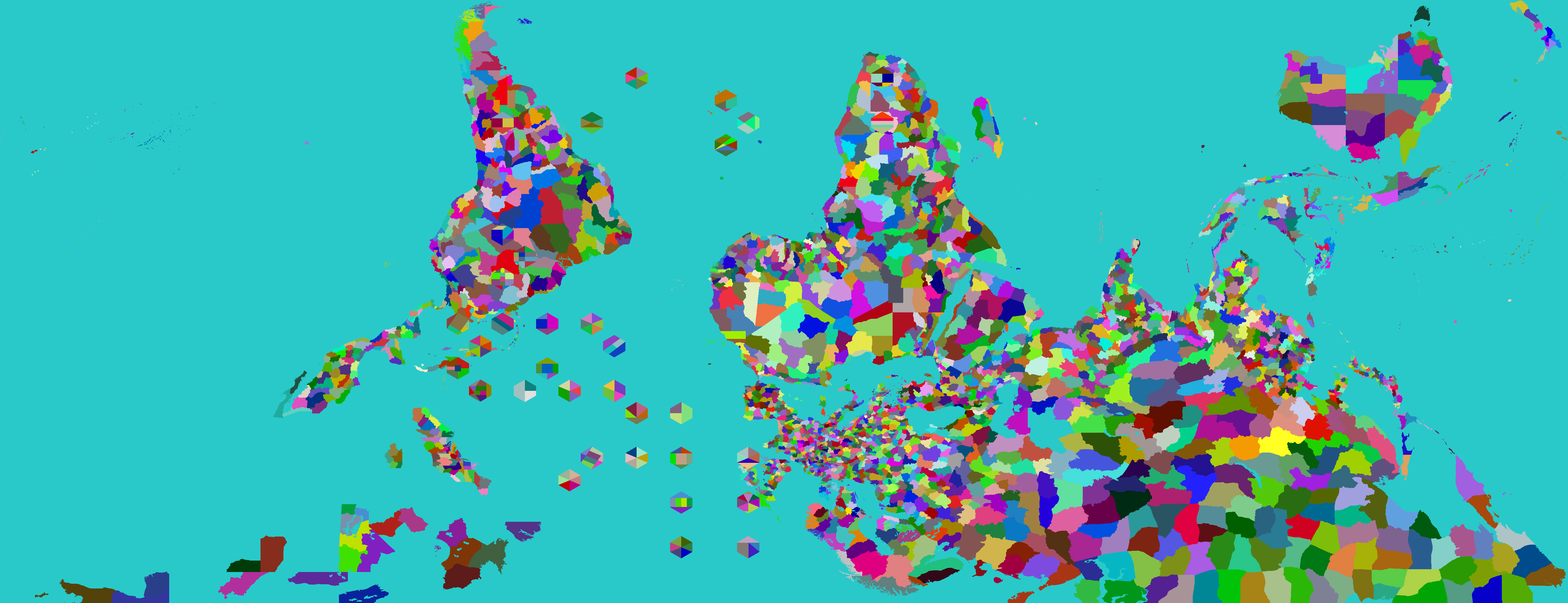
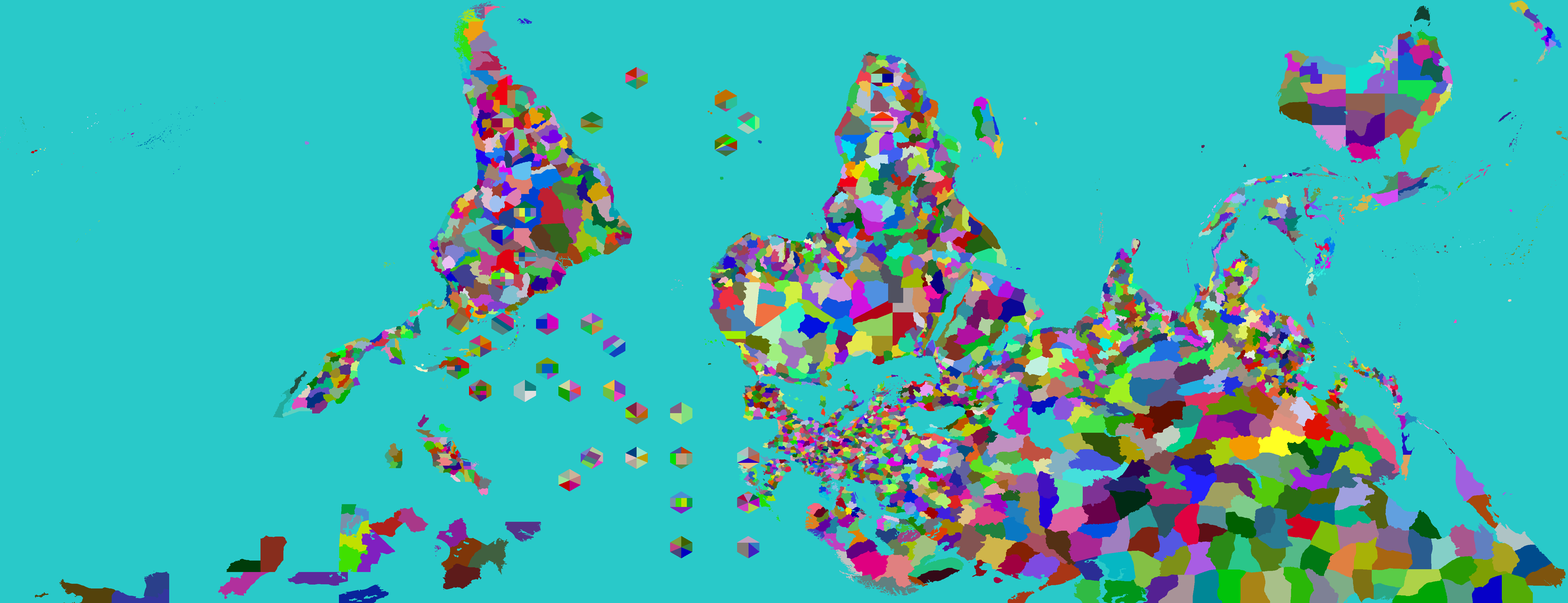
The second 1568px x 603px image is a revision of the first. Changes to its layers:
painted on "Provinces" over [left=412, top=201, right=537, bottom=438]
